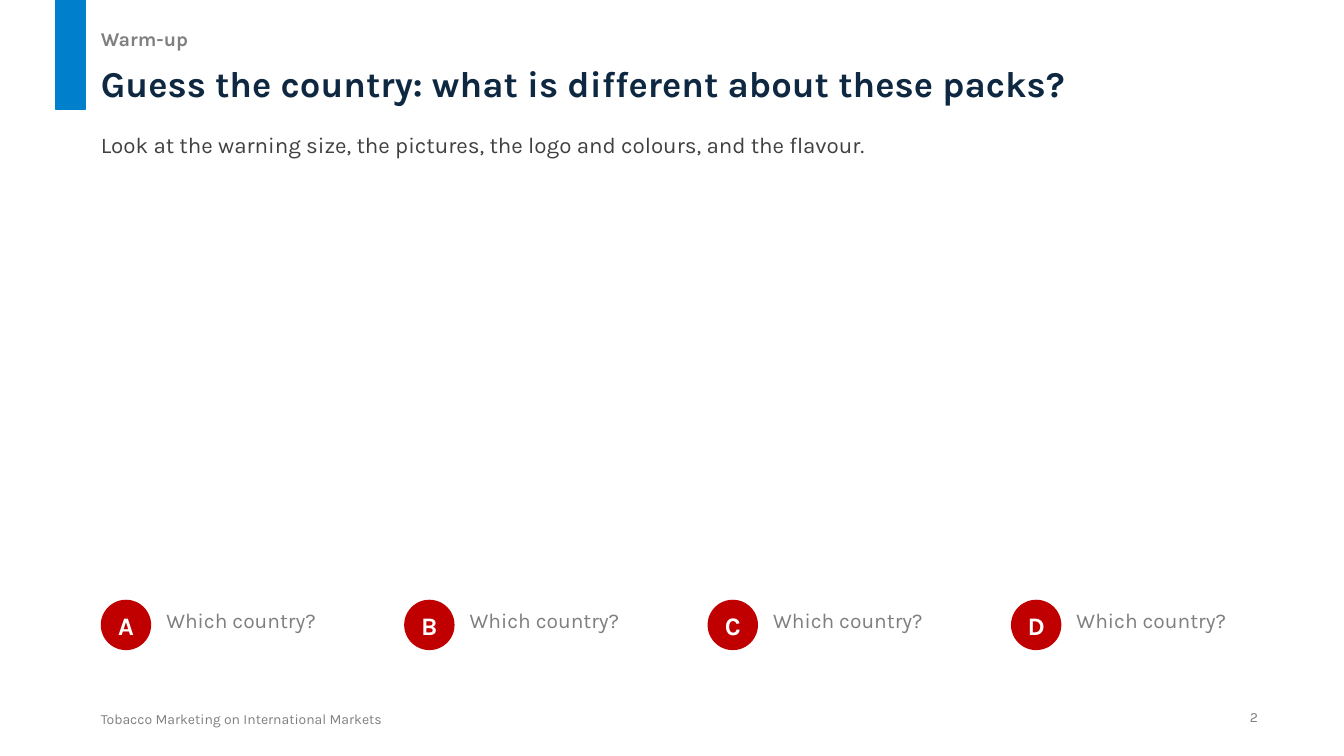
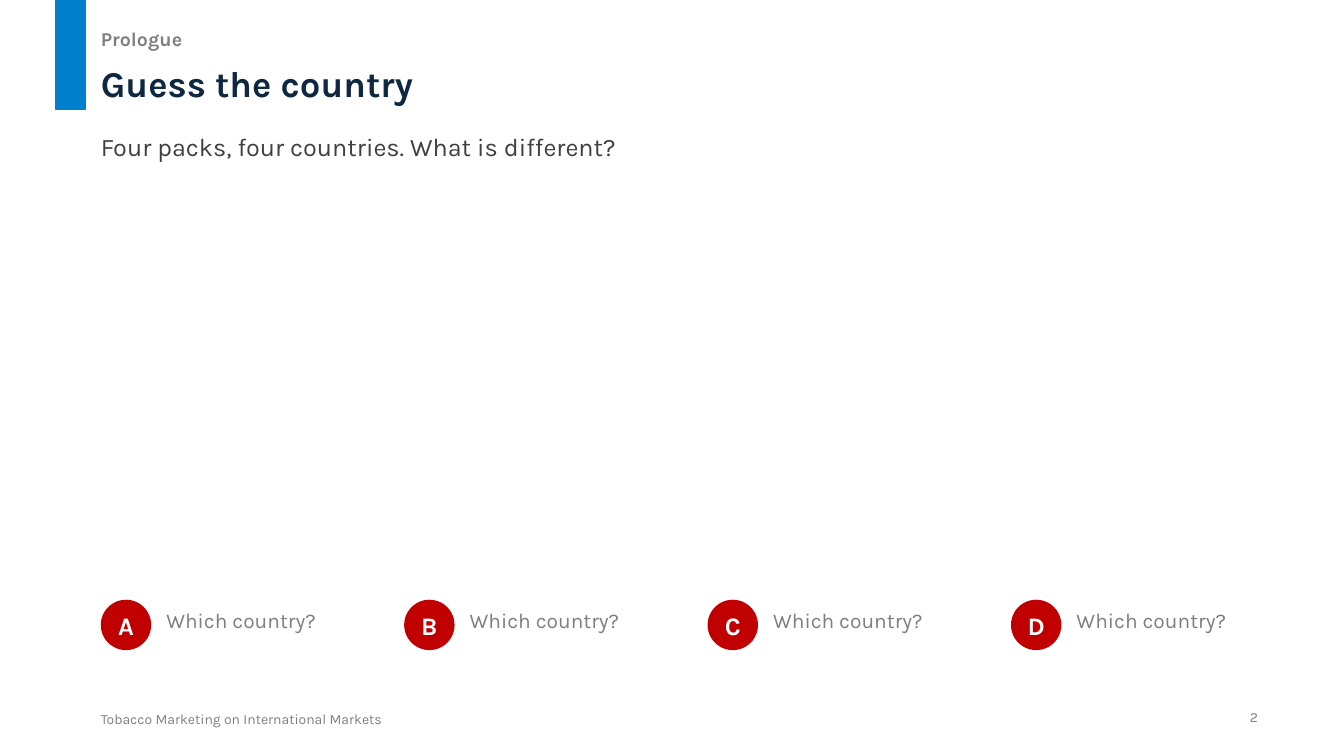
Before and after one commit to untitl333d/-frontend-slides, a slide deck: slide 2 of presentations/tobacco-marketing/Tobacco_Marketing_International_Markets.pptx. Drawn at 1344x756 pixels with LibreOffice and Linux fonts; fonts in the diff are those of the drawing. Boxes give left, top, right and bottom in pixels: in the first picture for what was removed or moved away, otherwise in the second. Text is boxed around its words. In the diff, an @@ line names an element or a change of style, - is before the commit and + after.

```diff
--- a/presentations/tobacco-marketing/Tobacco_Marketing_International_Markets.pptx
+++ b/presentations/tobacco-marketing/Tobacco_Marketing_International_Markets.pptx
@@ text at box(101, 32, 182, 51): text changed @@
-Warm-up
+Prologue
@@ title at box(101, 72, 413, 106): text changed @@
-Guess the country: what is different about these packs?
+Guess the country
@@ text at box(101, 138, 616, 162): text changed; size 16 to 18 pt @@
-Look at the warning size, the pictures, the logo and colours, and the flavour.
+Four packs, four countries. What is different?
```
Also in this commit, not shown: 5 other slides changed, 8 slides added, 6 slides removed, 2 other files.
